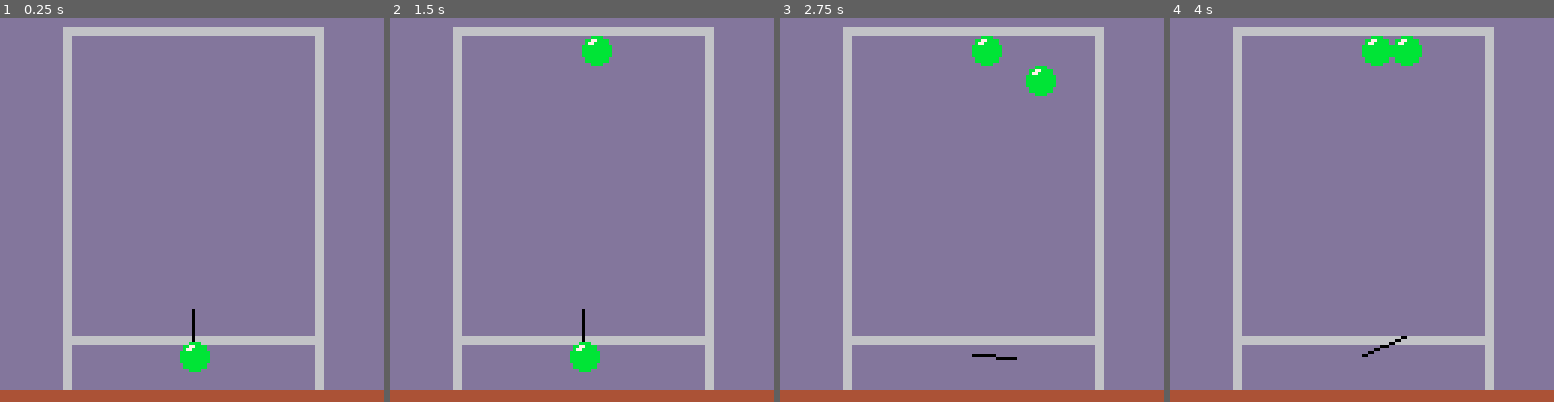
Above: before the commit, frames 1-4 (left to right).
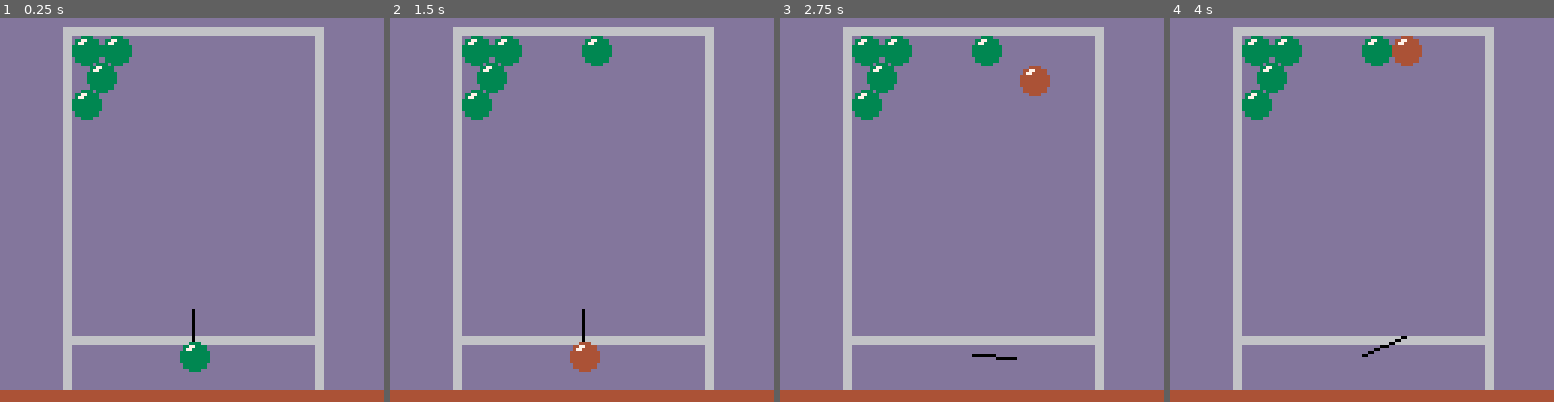
Above: after the commit, the same moments.

Repository: Jwsonic/pico-8
Game: PICO-8 cartridge bustin.p8
The game is run twice, just before and just after one commit, with the same random seed, the same clock (stepped at 60 frames per second) and the same inputs.
Inputs:
- Up to frame 1 (0.25 s): no input
- Up to frame 2 (1.5 s): tap X (X key) at 0.33, 1.07 s
- Up to frame 3 (2.75 s): hold Right 1.6-2.1 s; tap X (X key) at 1.85 s; hold Right from 2.47 s (still down)
- Up to frame 4 (4 s): tap X (X key) at 2.97 s; release Right at 3.03 s; hold Left 3.08-3.58 s

The runs differ from the first frame. In frame 1, 2.4% of the frame differs, in the area x 18-55%, y 4-93%; in frame 2, 2.9%; in frame 3, 3.0%, in the area x 18-72%, y 4-27%; in frame 4, 2.9%.

Commit message:
Attempts at falling checks

Diff:
--- a/bustin.p8
+++ b/bustin.p8
@@ -21,6 +21,16 @@
     }
 }
 
+cell_start = {
+    x = walls.left.x1 + 1,
+    y = walls.top.y1 + 1
+}
+
+cell_end = {
+    x = walls.right.x0 - 1,
+    y = walls.bottom.y0 - 1
+}
+
 cannon = {
     center_x = 64,
     center_y = 112,
@@ -32,21 +42,33 @@
 radius = 5
 diameter = radius * 2
 
+frozen_count = 0
 frozen = {}
+
+colors = { 3, 4, 8, 9, 10, 14 }
 
 active_bubble = {
     x = cannon.center_x - 4,
     y = cannon.center_y - 4,
-    color = 11,
+    color = rnd(colors),
     speed = 2,
-    vx = nil,
-    vy = nil
-}
+    vx = 0,
+    vy = 0
+}
+
+falling_check = nil
+
+falling_bubbles = {}
 
 debug = ""
 
 function _init()
     cls()
+
+    freeze_cell({ col = 0, row = 0 }, 3)
+    freeze_cell({ col = 0, row = 1 }, 3)
+    freeze_cell({ col = 0, row = 2 }, 3)
+    freeze_cell({ col = 1, row = 0 }, 3)
 end
 
 function _update60()
@@ -63,39 +85,56 @@
         cannon.angle = cannon.angle + cannon.speed
     end
 
-    if active_bubble.vx != nil then
-        local collision = collide_frozen()
-
-        if collision then
-            freeze_closest_neighbor(collision)
+    check_falling()
+
+    local collision = collide_frozen()
+
+    if collision then
+        falling_check = { cell = collision, color = active_bubble.color }
+
+        freeze_closest_neighbor(collision)
+
+        reset_active()
+    else
+        new_x = active_bubble.x + active_bubble.vx
+        new_y = active_bubble.y + active_bubble.vy
+
+        if new_x <= walls.left.x1 or new_x >= cell_end.x - radius then
+            new_x = mid(cell_start.x, new_x, cell_end.x - radius)
+            active_bubble.vx = -active_bubble.vx
+        end
+
+        if new_y <= walls.top.y1 then
+            freeze_cell(bubble_to_cell(active_bubble), active_bubble.color)
 
             reset_active()
         else
-            new_x = active_bubble.x + active_bubble.vx
-            new_y = active_bubble.y + active_bubble.vy
-
-            if new_x <= walls.left.x1 or new_x >= walls.right.x0 - radius then
-                new_x = mid(walls.left.x1 + 1, new_x, walls.right.x0 - radius - 1)
-                active_bubble.vx = -active_bubble.vx
-            end
-
-            if new_y <= walls.top.y1 then
-                local to_freeze = {
-                    x = round((active_bubble.x - walls.left.x1 + 1) / diameter) * diameter + walls.left.x1 + 1,
-                    y = walls.top.y1 + 1,
-                    color = active_bubble.color
-                }
-
-                -- freeze bubble at top
-                add(frozen, to_freeze)
-
-                reset_active()
-            else
-                active_bubble.x = new_x
-                active_bubble.y = new_y
-            end
-        end
-    end
+            active_bubble.x = new_x
+            active_bubble.y = new_y
+        end
+    end
+end
+
+function cell_to_ball(cell, color)
+    return {
+        x = cell_start.x
+                + cell.col * diameter + cell.row % 2 * radius,
+        y = cell_start.y
+                + cell.row * (diameter - 1),
+        color = color
+    }
+end
+
+function bubble_to_cell(ball)
+    return {
+        col = round(abs(ball.x - cell_start.x) / diameter),
+        row = round(abs(ball.y - cell_start.y) / (diameter - 1))
+    }
+end
+
+function freeze_cell(cell, color)
+    frozen[cell] = cell_to_ball(cell, color)
+    frozen_count += 1
 end
 
 function log(str)
@@ -119,7 +158,6 @@
     -- so that the palette changes don't affect other draws
 
     for _cell, bubble in pairs(frozen) do
-        -- print("frozen " .. bubble.x .. ", " .. bubble.y, 7)
         draw_bubble(bubble)
     end
 
@@ -154,14 +192,15 @@
 function reset_active()
     active_bubble.x = cannon.center_x - 4
     active_bubble.y = cannon.center_y - 4
-    active_bubble.vx = nil
-    active_bubble.vy = nil
+    active_bubble.vx = 0
+    active_bubble.vy = 0
+    active_bubble.color = rnd(colors)
 end
 
 function collide_frozen()
-    for bubble in all(frozen) do
+    for cell, bubble in pairs(frozen) do
         if distance(active_bubble, bubble) <= diameter then
-            return bubble
+            return cell
         end
     end
 end
@@ -171,39 +210,39 @@
 end
 
 function update_from_cell(bubble, cell)
-    bubble.x = walls.left.x1 + 1
+    bubble.x = cell_start.x
             + cell.col * diameter + cell.row % 2 * radius
-    bubble.y = walls.top.y1 + 1
+    bubble.y = cell_start.y
             + cell.row * (diameter - 1)
 end
 
-neighbor_directions = {
-    { x = -diameter, y = 0 }, --left
-    { x = diameter, y = 0 }, -- right
-    { x = radius, y = 1 - diameter }, --up and right
-    { x = -radius, y = 1 - diameter }, --up and left
-    { x = -radius, y = diameter - 1 }, -- down and left
-    { x = radius, y = diameter - 1 } -- down and right
-}
-
-function freeze_closest_neighbor(bubble)
+neighbor_cells = {
+    { col = -1, row = 0 }, --left
+    { col = 1, row = 0 }, -- right
+    { col = 1, row = -1 }, --up and right
+    { col = -1, row = -1 }, --up and left
+    { col = -1, row = 1 }, -- down and left
+    { col = 1, row = 1 } -- down and right
+}
+
+function freeze_closest_neighbor(cell)
     local closest = nil
     local closest_dist = 1000
     local dist = nil
-
-    for direction in all(neighbor_directions) do
+    local active_cell = bubble_to_cell(active_bubble)
+
+    for direction in all(neighbor_cells) do
         local neighbor = {
-            x = bubble.x + direction.x,
-            y = bubble.y + direction.y,
-            color = bubble.color
+            col = cell.col + direction.col,
+            row = cell.row + direction.row
         }
 
         -- Only check neighbors that are on the board and not frozen
-        if neighbor.x >= walls.left.x1
-                and neighbor.x <= walls.right.x0 - diameter
-                and neighbor.y >= walls.top.y1
+        if neighbor.col >= 0
+                and neighbor.col <= 7
+                and neighbor.row >= 0
                 and frozen[neighbor] == nil then
-            dist = distance(active_bubble, neighbor)
+            dist = distance(active_cell, neighbor)
 
             if dist < closest_dist then
                 closest = neighbor
@@ -212,12 +251,54 @@
         end
     end
 
-    add(frozen, closest)
-end
-
-function distance(bubble1, bubble2)
-    return sqrt((bubble1.x - bubble2.x) ^ 2
-            + (bubble1.y - bubble2.y) ^ 2)
+    freeze_cell(closest, active_bubble.color)
+end
+
+function check_falling()
+    if falling_check then
+        local cells = { falling_check.cell }
+        local i = 1
+
+        while i <= #cells do
+            for direction in all(neighbor_cells) do
+                local neighbor = {
+                    col = cells[i].col + direction.col,
+                    row = cells[i].row + direction.row
+                }
+
+                if neighbor.col >= 0
+                        and neighbor.col <= 7
+                        and neighbor.row >= 0
+                        and frozen[neighbor] ~= nil
+                        and frozen[neighbor].color == falling_check.color then
+                    add(cells, neighbor)
+                end
+            end
+
+            i += 1
+        end
+
+        if #cells >= 3 then
+            for cell in all(cells) do
+                add(falling_bubbles, frozen[cell])
+
+                frozen[cell] = nil
+            end
+        end
+
+        falling_check = nil
+
+        log("falling " .. #falling_bubbles)
+    end
+end
+
+function distance(obj1, obj2)
+    local x1 = obj1.x or obj1.col
+    local y1 = obj1.y or obj1.row
+    local x2 = obj2.x or obj2.col
+    local y2 = obj2.y or obj2.row
+
+    return sqrt((x1 - x2) ^ 2 + (y1 - y2) ^ 2)
 end
 
 function draw_cannon()
